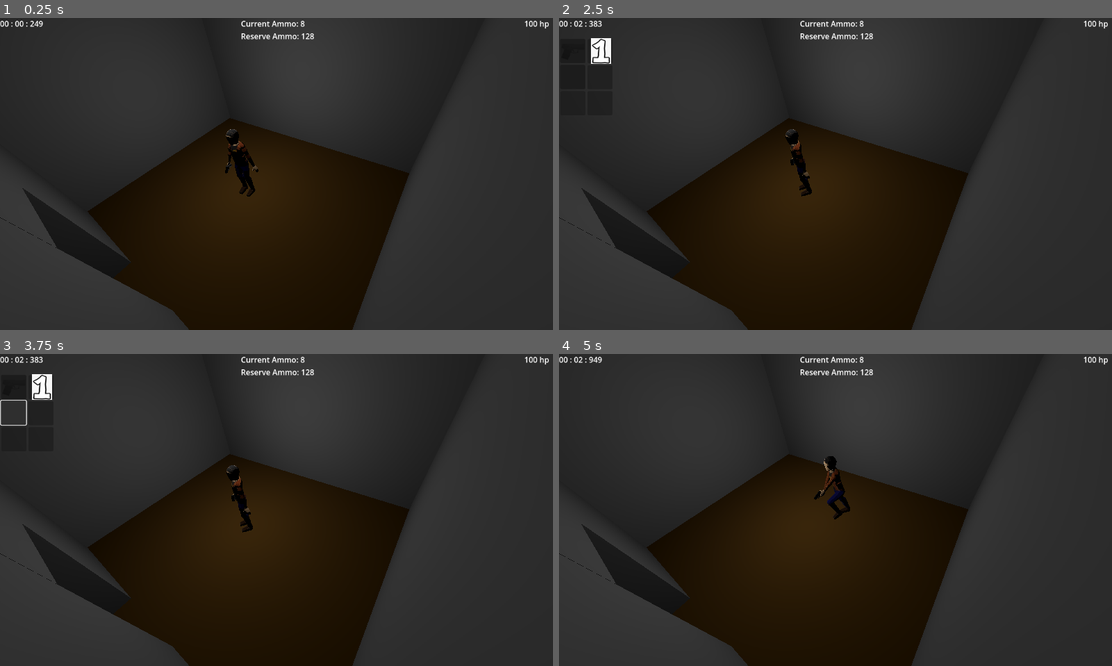
Above: before the commit, frames 1-4 (two rows, left to right).
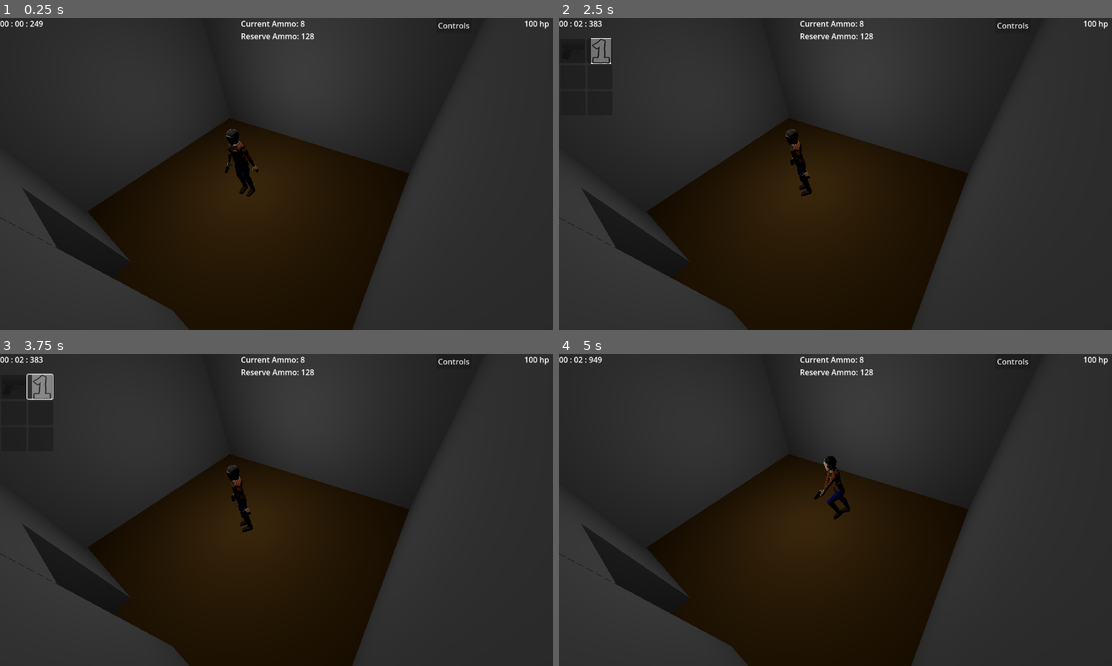
Above: after the commit, the same moments.

Repository: HuskyGameDev/2024f-team14
Game: Godot game, scene res://level/test_level.tscn
Two runs of this game, one before a commit and one after it. Both use one fixed random seed, a clock stepped at 60 frames per second and the inputs below.
Inputs (mouse positions are in pixels of both pictures, inside the frame that each line leads up to; where the layout moved, square brackets give the same spot in the first picture):
- Up to frame 1 (0.25 s): no input
- Up to frame 2 (2.5 s): click (1012, 24) at 0.5 s, where only the run after the commit has a clickable "Controls"; click (835, 258) at 1.25 s, where only the run after the commit has a clickable "back"; tap Enter at 2 s; move the mouse to (957, 158) at 2.02 s; hold D (turn_right) from 2.03 s (still down); tap E (Interact) at 2.1 s; tap P (P) at 2.3 s
- Up to frame 3 (3.75 s): release D (turn_right) at 2.75 s; click (11, 385) at 2.75 s; click (38, 385) [11, 413] at 3.5 s
- Up to frame 4 (5 s): tap Space at 4.25 s; move the mouse to (724, 525) at 4.27 s; hold S (move_backwards) from 4.28 s (still down); tap P (P) at 4.35 s; tap Shift (Sprint) at 4.55 s

The runs differ from the first frame. In frame 1, less than 0.1% of the frame differs, in the area x 79-85%, y 1-4%; in frame 2, 0.3%; in frame 3, 0.4%, in the area x 0-85%, y 1-23%; in frame 4, less than 0.1%.

Commit message:
Added a Controls Menu
Also fixed the buttons not displaying over the icons properly

Diff:
--- /dev/null
+++ b/houghton--outbreak/level/Controls.tscn
@@ -0,0 +1,51 @@
+[gd_scene load_steps=2 format=3 uid="uid://ysqbry3oltbh"]
+
+[sub_resource type="GDScript" id="GDScript_7p5wu"]
+script/source = "extends Node2D
+
+
+# Called when the node enters the scene tree for the first time.
+func _ready() -> void:
+	pass # Replace with function body.
+
+
+# Called every frame. 'delta' is the elapsed time since the previous frame.
+func _process(delta: float) -> void:
+	pass
+
+
+func _on_button_pressed() -> void:
+	get_tree().change_scene_to_file(\"res://assets/test_level.tscn\")
+"
+
+[node name="Controls" type="Node2D"]
+script = SubResource("GDScript_7p5wu")
+
+[node name="Label" type="Label" parent="."]
+offset_left = 462.0
+offset_top = 158.0
+offset_right = 746.0
+offset_bottom = 467.0
+text = "Controls:
+
+Left Click: Shoot
+Right Click: Aim (Hold)
+Middle Mouse: Target (When Aiming)
+
+E: Interact
+P: Pause/Inventory
+
+Shift: Sprint
+W, S: Forward, Backward
+A, D: Rotate Left, Right
+"
+horizontal_alignment = 1
+
+[node name="Button" type="Button" parent="."]
+offset_left = 589.0
+offset_top = 482.0
+offset_right = 634.0
+offset_bottom = 513.0
+text = "Back"
+
+[connection signal="pressed" from="Button" to="." method="_on_button_pressed"]
--- /dev/null
+++ b/houghton--outbreak/level/OptionsButton.gd
@@ -0,0 +1,16 @@
+extends Button
+
+@onready var Controls = get_tree().get_first_node_in_group("ControlsGroup")
+
+# Called when the node enters the scene tree for the first time.
+func _ready() -> void:
+	pass # Replace with function body.
+
+
+# Called every frame. 'delta' is the elapsed time since the previous frame.
+func _process(delta: float) -> void:
+	pass
+
+
+func _on_pressed():
+	Controls.visible = true
--- /dev/null
+++ b/houghton--outbreak/level/controlsPage.gd
@@ -0,0 +1,15 @@
+extends Label
+
+
+# Called when the node enters the scene tree for the first time.
+func _ready() -> void:
+	visible = false #default state
+
+
+# Called every frame. 'delta' is the elapsed time since the previous frame.
+func _process(delta: float) -> void:
+	pass
+
+
+func _on_back_button_pressed() -> void:
+	visible = false
--- a/houghton--outbreak/level/test_level.tscn
+++ b/houghton--outbreak/level/test_level.tscn
@@ -11,6 +11,8 @@
 [ext_resource type="PackedScene" uid="uid://cjqi0f3r118nc" path="res://assets/test_enemy.tscn" id="8_ke2hr"]
 [ext_resource type="Script" path="res://scripts/timer.gd" id="9_pbdyo"]
 [ext_resource type="Script" path="res://scripts/player_health.gd" id="10_vhnfx"]
+[ext_resource type="Script" path="res://level/OptionsButton.gd" id="13_0qw8f"]
+[ext_resource type="Script" path="res://level/controlsPage.gd" id="13_n30o1"]
 
 [sub_resource type="BoxShape3D" id="BoxShape3D_278v1"]
 
@@ -77,9 +79,10 @@
 
 [node name="GridContainer2" type="GridContainer" parent="Test Player/InventoryUI/NinePatchRect"]
 layout_mode = 0
-offset_left = 2.0
-offset_right = 110.0
+offset_left = 1.0
+offset_right = 109.0
 offset_bottom = 160.0
+columns = 2
 
 [node name="Button" type="Button" parent="Test Player/InventoryUI/NinePatchRect/GridContainer2"]
 custom_minimum_size = Vector2(52, 50)
@@ -254,6 +257,45 @@
 offset_right = 1128.0
 offset_bottom = 23.0
 script = ExtResource("10_vhnfx")
+
+[node name="Controls" type="Label" parent="Control" groups=["ControlsGroup"]]
+unique_name_in_owner = true
+layout_mode = 0
+offset_left = 430.0
+offset_top = 145.0
+offset_right = 714.0
+offset_bottom = 454.0
+text = "Controls:
+
+Left Click: Shoot
+Right Click: Aim (Hold)
+Middle Mouse: Target (When Aiming)
+
+E: Interact
+P: Pause/Inventory
+R: Reload Weapon
+
+Shift: Sprint
+W, S: Forward, Backward
+A, D: Rotate Left, Right"
+horizontal_alignment = 1
+script = ExtResource("13_n30o1")
+
+[node name="BackButton" type="Button" parent="Control/Controls"]
+layout_mode = 0
+offset_left = 120.0
+offset_top = 336.0
+offset_right = 165.0
+offset_bottom = 367.0
+text = "back"
+
+[node name="ControlsButton" type="Button" parent="Control"]
+layout_mode = 0
+offset_left = 905.0
+offset_right = 979.0
+offset_bottom = 31.0
+text = "Controls"
+script = ExtResource("13_0qw8f")
 
 [connection signal="player_hit" from="Test Player" to="Control/PlayerHealth" method="_on_test_player_player_hit"]
 [connection signal="pauseSignal" from="Test Player/InventoryUI" to="Game Manager" method="_on_inventory_ui_pause_signal"]
@@ -270,3 +312,6 @@
 [connection signal="body_exited" from="Camera3(outside)/Area3D" to="Camera3(outside)/Area3D" method="exit_trigger"]
 [connection signal="body_entered" from="Camera3(outside)2/Area3D" to="Camera3(outside)2/Area3D" method="enter_trigger"]
 [connection signal="body_exited" from="Camera3(outside)2/Area3D" to="Camera3(outside)2/Area3D" method="exit_trigger"]
+[connection signal="visibility_changed" from="Control/Controls" to="Control/Controls" method="_on_visibility_changed"]
+[connection signal="pressed" from="Control/Controls/BackButton" to="Control/Controls" method="_on_back_button_pressed"]
+[connection signal="pressed" from="Control/ControlsButton" to="Control/ControlsButton" method="_on_pressed"]
Not shown: 1 places in houghton--outbreak/level/test_level.tscn that only renumber resources
